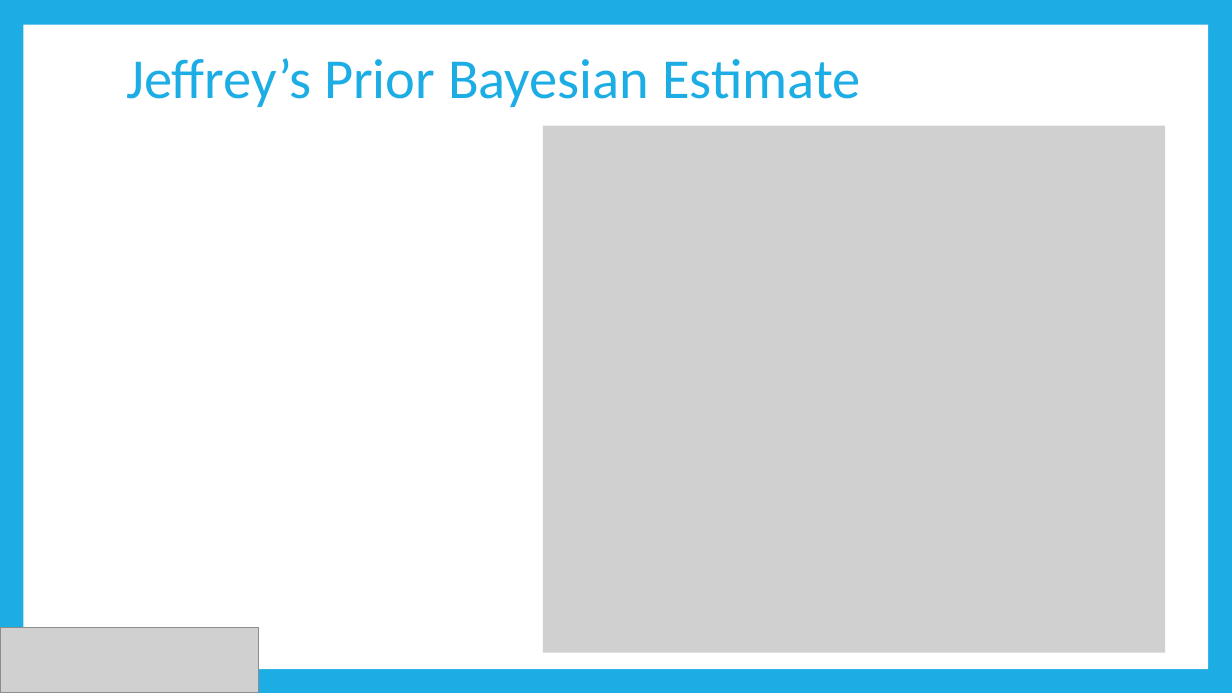
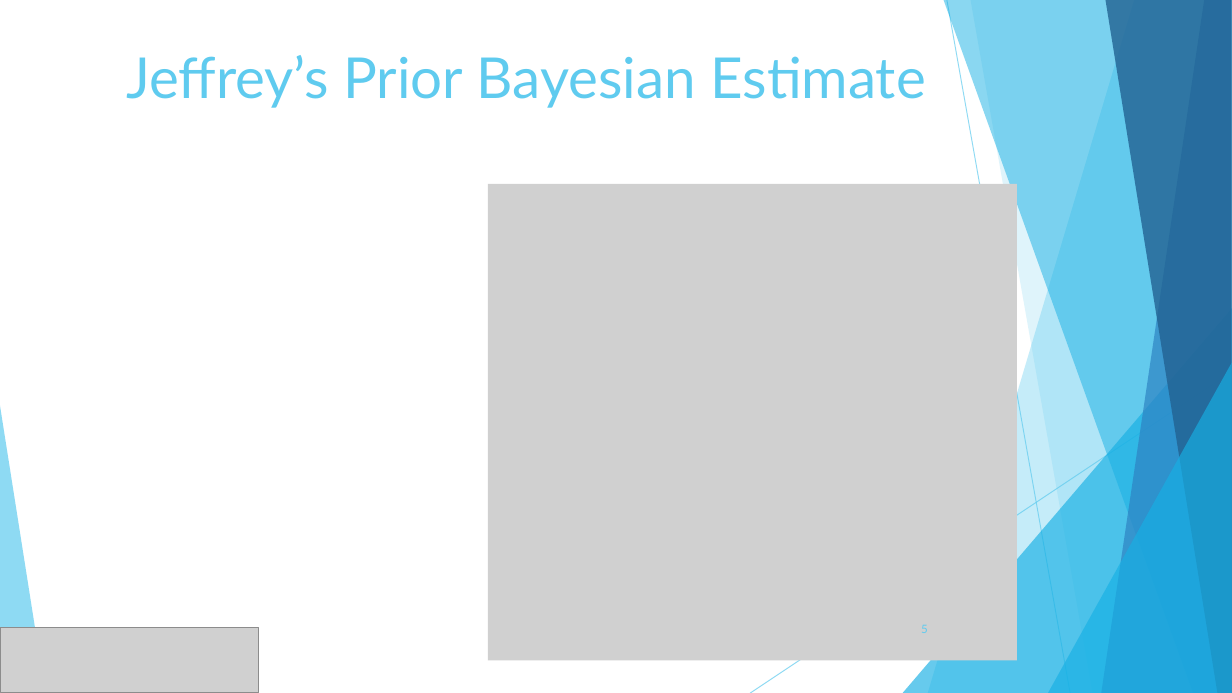
Before and after one commit to dsasson48/estimators_222, a slide deck: slide 5 of 222_presentation.pptx. Drawn at 1232x693 pixels with LibreOffice and Linux fonts; fonts in the diff are those of the drawing; grey boxes stand for pictures. Boxes give left, top, right and bottom in pixels: in the first picture for what was removed or moved away, otherwise in the second. Text is boxed around its words. In the diff, an @@ line names an element or a change of style, - is before the commit and + after.

```diff
--- a/222_presentation.pptx
+++ b/222_presentation.pptx
@@ background #1CADE4 to #FFFFFF @@
@@ rectangle removed at bbox=[23, 25, 1208, 669] @@
@@ text "Jeffrey’s Prior Bayesian Estimate" at bbox=[126, 55, 925, 108]: font Calibri to Lato, text colour #1CADE4 to #5FCBEF @@
@@ picture: place and size @@
-picture at bbox=[543, 126, 1165, 653]
+picture at bbox=[488, 184, 1017, 661]
@@ group added at bbox=[0, 0, 1232, 693]: 5 freeform shapes, 3 triangles, 2 lines @@
```
Also in this commit, not shown: 12 other slides changed, 1 slide added, 1 slide removed.
